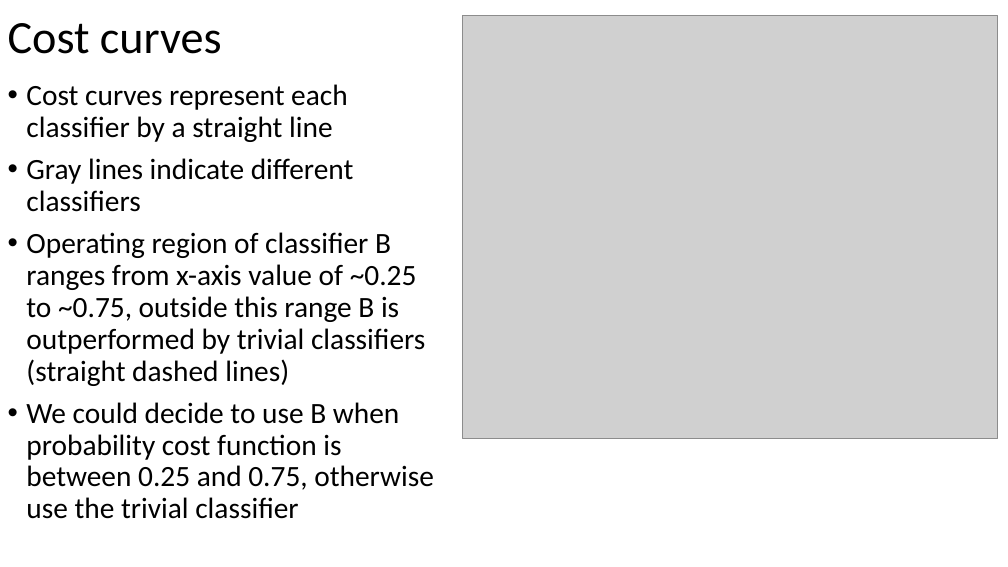
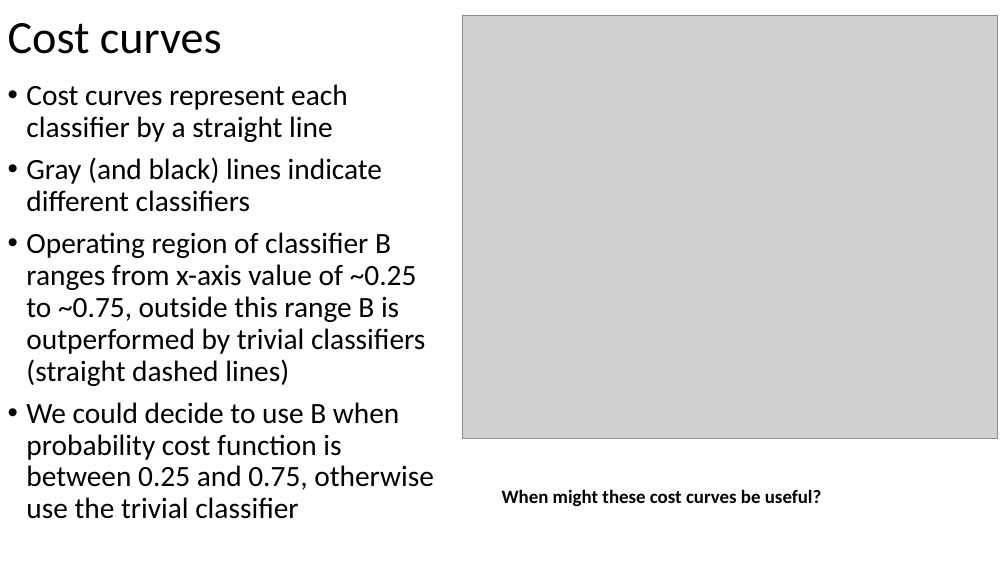
Before and after one commit to russellu/cs405, a slide deck: slide 5 of Lecture_13.pptx. Drawn at 1008x567 pixels with LibreOffice and Linux fonts; fonts in the diff are those of the drawing; grey boxes stand for pictures. Boxes give left, top, right and bottom in pixels: in the first picture for what was removed or moved away, otherwise in the second. Text is boxed around its words. In the diff, an @@ line names an element or a change of style, - is before the commit and + after.

```diff
--- a/Lecture_13.pptx
+++ b/Lecture_13.pptx
@@ text at <box>26,157,382,212</box>: text changed @@
-• Gray lines indicate different classifiers
+• Gray (and black) lines indicate different classifiers
@@ text added at <box>502,489,821,507</box>, 18 pt, text #000000, bold @@
+When might these cost curves be useful?
```
Also in this commit, not shown: 6 other slides changed, 2 slides added, 1 slide removed, 1 other file.
